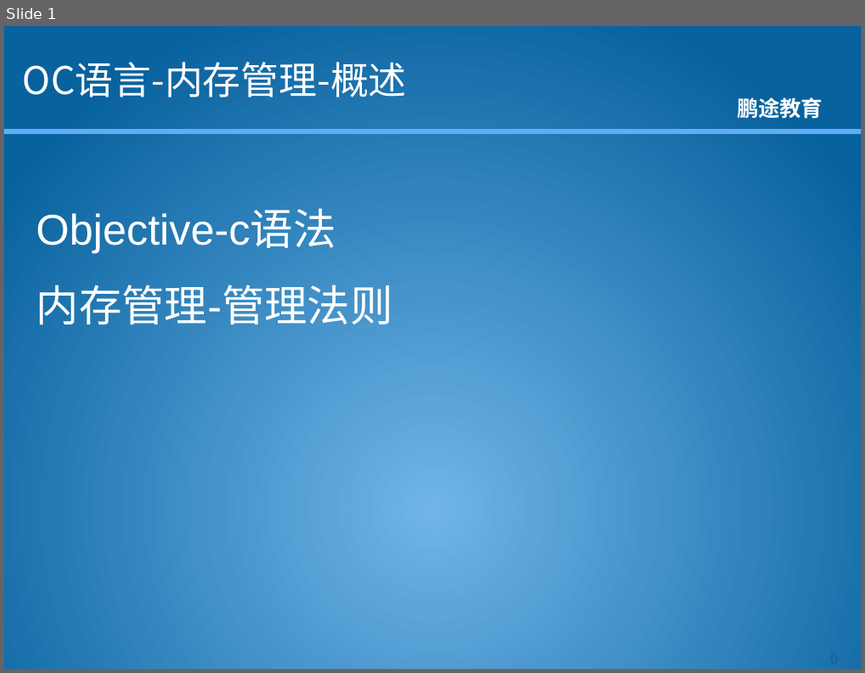
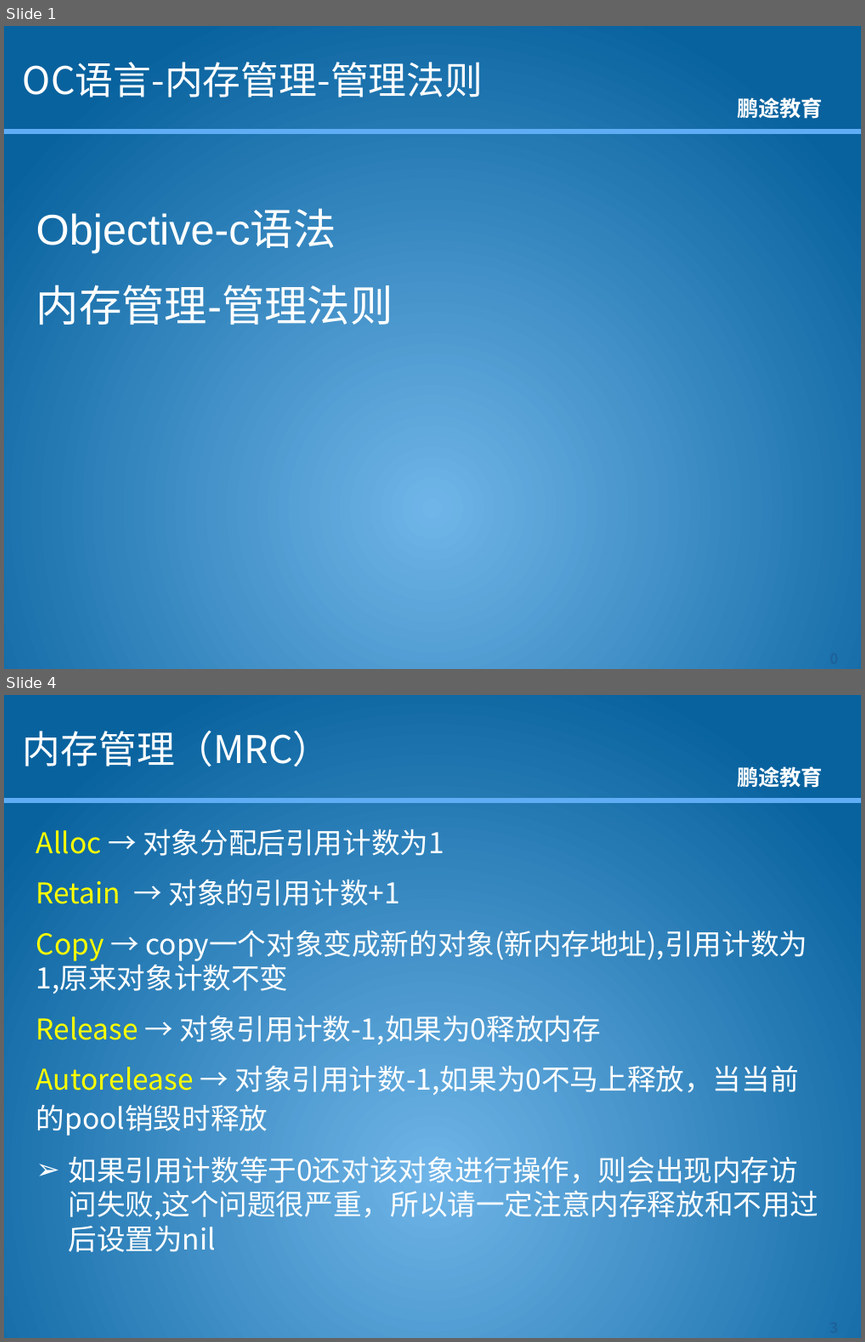
Before and after one commit to kkdmh77/gjh_baoche, a slide deck: 资料/课件/OC/OC语言-3.0-内存管理-管理法则.pptx. Shown one above the other, each under a label of ours: slide 1 before the commit, slides 1 and 4 after it; the slides between them are not shown. The pictures are 865x673 and 865x1342 pixels, drawn with LibreOffice and Linux fonts; fonts in the diff are those of the drawing; background and template pictures are left out. Boxes give left, top, right and bottom in pixels: in the first picture for what was removed or moved away, otherwise in the second. Text is boxed around its words. In the diff, an @@ line names an element or a change of style, - is before the commit and + after.

```diff
--- a/资料/课件/OC/OC语言-3.0-内存管理-管理法则.pptx
+++ b/资料/课件/OC/OC语言-3.0-内存管理-管理法则.pptx
@@ slide 4 added at [4, 695, 861, 1338], background picture (left out); not listed: 2 template elements that a slide beside it also shows @@
@@ title added at [23, 731, 331, 766], 32 pt, text #FFFFFF @@
+内存管理（MRC）
@@ text added at [36, 828, 818, 1252], 24 pt, text #FFFFFF @@
+Alloc → 对象分配后引用计数为1
+Retain → 对象的引用计数+1
+Copy → copy一个对象变成新的对象(新内存地址),引用计数为1,原来对象计数不变
+Release → 对象引用计数-1,如果为0释放内存
+Autorelease → 对象引用计数-1,如果为0不马上释放，当当前的pool销毁时释放
+➢ 如果引用计数等于0还对该对象进行操作，则会出现内存访问失败,这个问题很严重，所以请一定注意内存释放和不用过后设置为nil
@@ page number added at [796, 1313, 861, 1338], 12 pt, text #1D629B, bold @@
+3
@@ slide 1 changed as well @@
@@ title at [23, 62, 483, 97]: text changed @@
-OC语言-内存管理-概述
+OC语言-内存管理-管理法则
```
Also in this commit, not shown: 3 other slides added, 18 other files.
